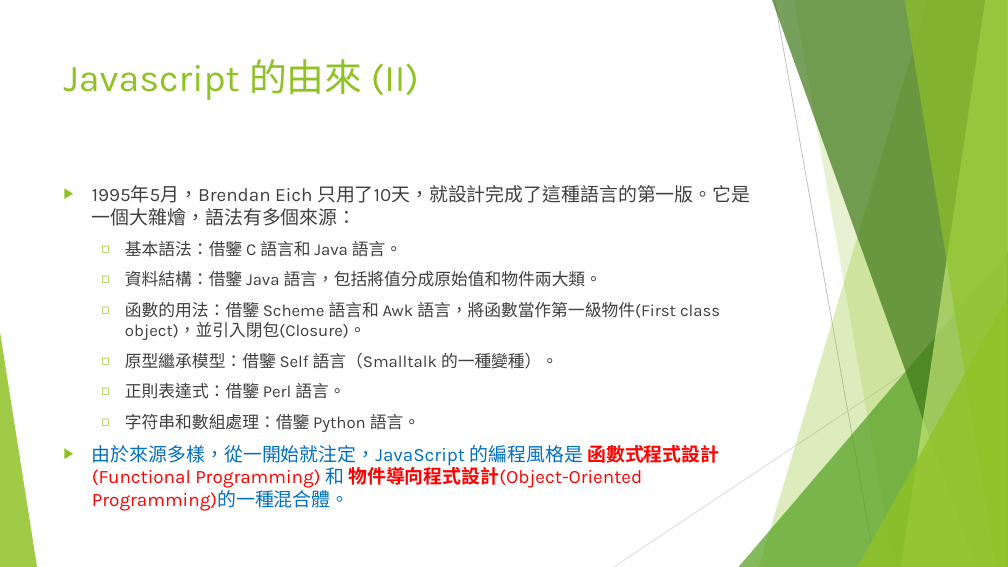
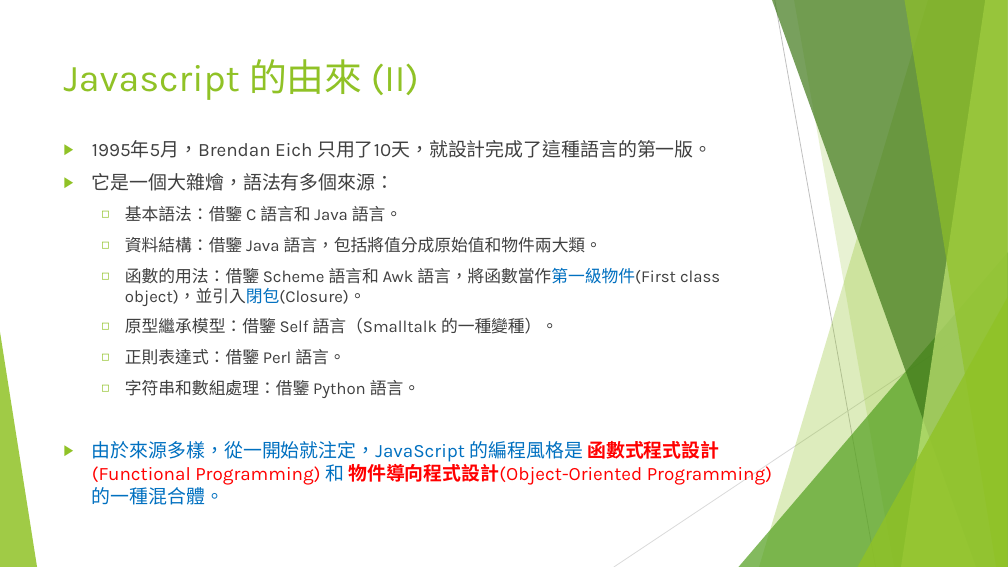
Before and after one commit to adennis1984/IntroduceWebFrontEnd, a slide deck: slide 8 of Part-1-Type-Value-Variable/Web 前端入門(一).pptx. Drawn at 1008x567 pixels with LibreOffice and Linux fonts; fonts in the diff are those of the drawing. Boxes give left, top, right and bottom in pixels: in the first picture for what was removed or moved away, otherwise in the second. Text is boxed around its words. In the diff, an @@ line names an element or a change of style, - is before the commit and + after.

```diff
--- a/Part-1-Type-Value-Variable/Web 前端入門(一).pptx
+++ b/Part-1-Type-Value-Variable/Web 前端入門(一).pptx
@@ text "1995年5月，Brendan Eich 只用了10天，就設計完成了這種語言的第一版。": place and size @@
-text "1995年5月，Brendan Eich 只用了10天，就設計完成了這種語言的第一版。" at [92, 185, 750, 511]
+text "1995年5月，Brendan Eich 只用了10天，就設計完成了這種語言的第一版。" at [92, 140, 772, 505]
@@ text at [92, 140, 712, 191]: text changed @@
-▶ 1995年5月，Brendan Eich 只用了10天，就設計完成了這種語言的第一版。它是一個大雜燴，語法有多個來源：
+▶ 1995年5月，Brendan Eich 只用了10天，就設計完成了這種語言的第一版。
+▶ 它是一個大雜燴，語法有多個來源：
@@ text at [125, 268, 720, 306]: text colour #404040 to #0070C0 in "語言，將函數當作第一級物件(First object)，並引入閉包(Closure)。" @@
@@ text at [92, 441, 772, 505]: spaces changed @@
-▶ 由於來源多樣，從一開始就注定，JavaScript 的編程風格是 函數式程式設計 (Functional Programming) 和 物件導向程式設計(Object-Oriented Programming)的一種混合體。
+▶ 由於來源多樣，從一開始就注定，JavaScript 的編程風格是 函數式程式設計 (Functional Programming) 和 物件導向程式設計(Object-Oriented Programming) 的一種混合體。
```
Also in this commit, not shown: 9 other slides changed, 1 other file.
